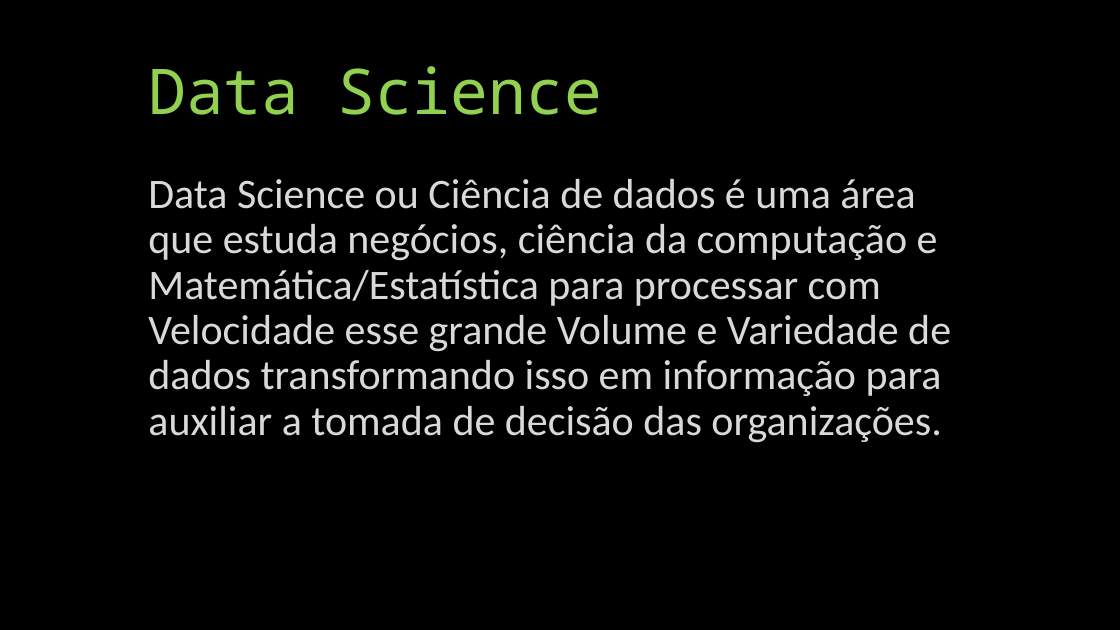
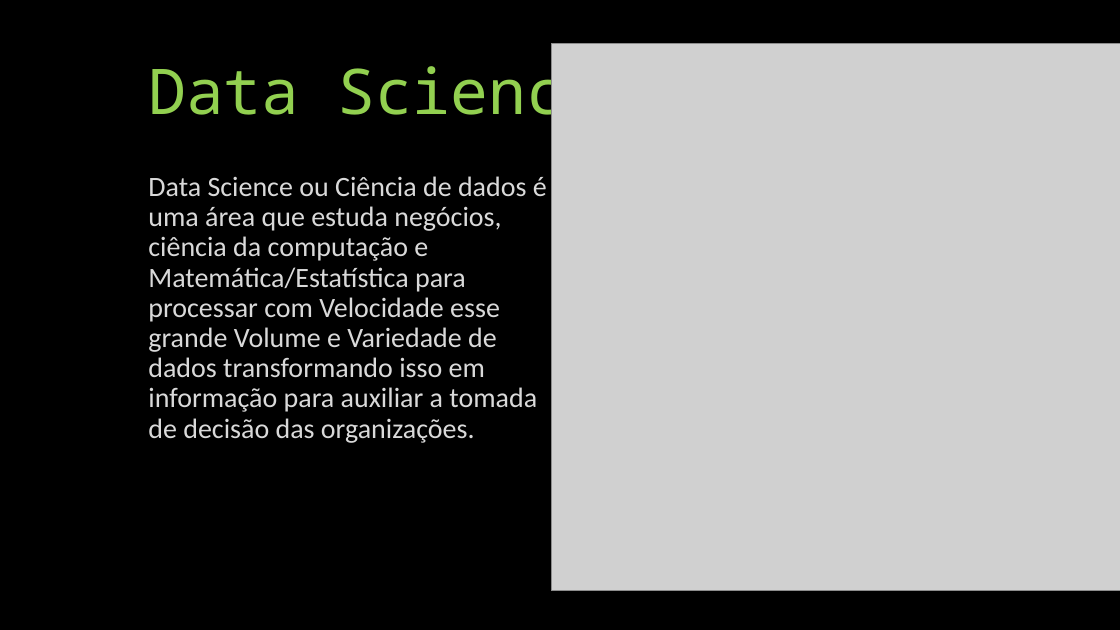
Before and after one commit to vitorioluis/Machine-Learning, a slide deck: slide 5 of IA/IA.pptx. Drawn at 1120x630 pixels with LibreOffice and Linux fonts; fonts in the diff are those of the drawing; grey boxes stand for pictures. Boxes give left, top, right and bottom in pixels: in the first picture for what was removed or moved away, otherwise in the second. Text is boxed around its words. In the diff, an @@ line names an element or a change of style, - is before the commit and + after.

```diff
--- a/IA/IA.pptx
+++ b/IA/IA.pptx
@@ picture added at (551,44,1120,591) @@
@@ text "Data Science ou Ciência de ..." at (148,176,547,443): size 36 to 24 pt @@
```
Also in this commit, not shown: 10 other slides changed, 7 slides added, 4 slides removed.
